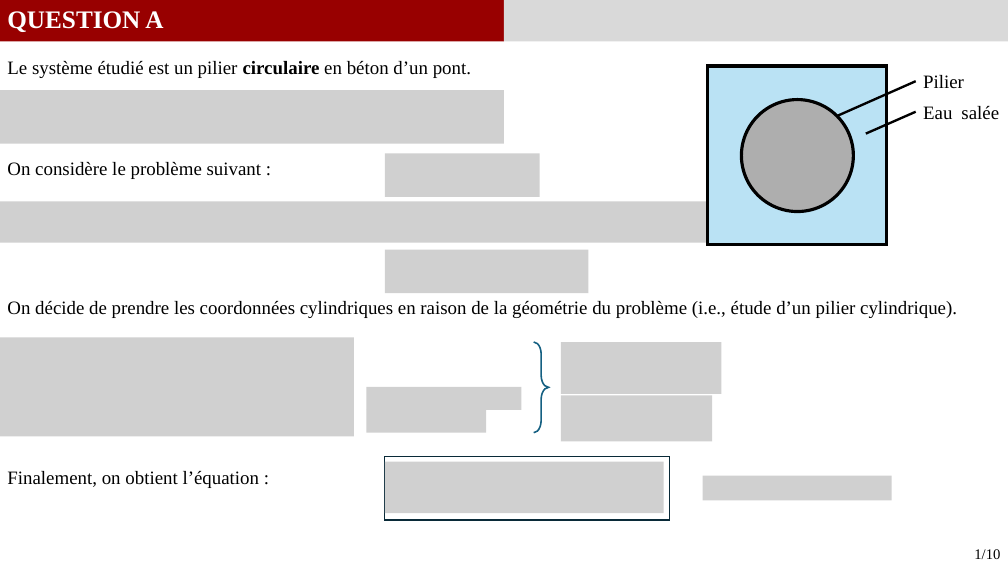
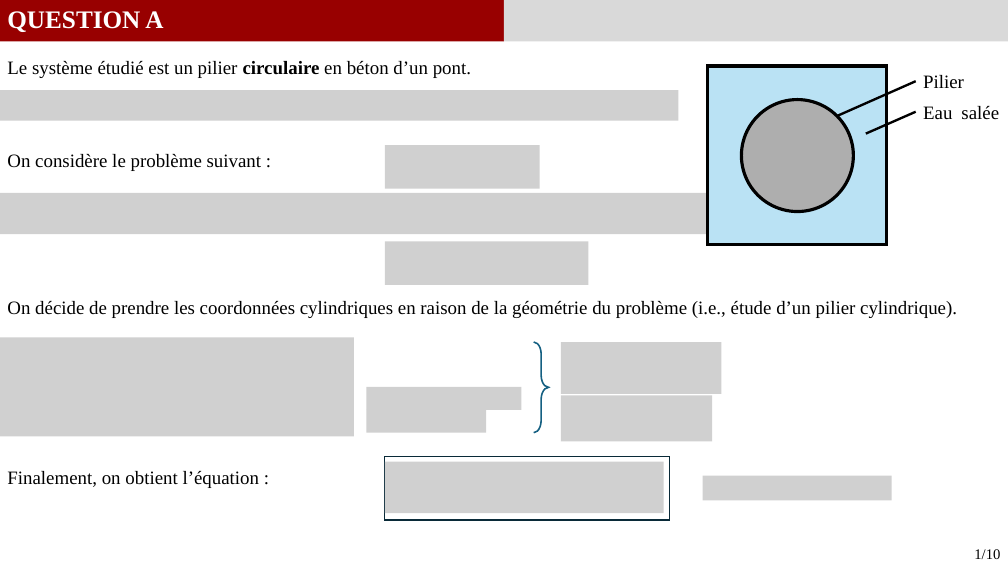
Before and after one commit to GauthierBRUNEL/MEC8211_devoir_2, a slide deck: slide 2 of doc/Rapport_Devoir2.pptx. Drawn at 1008x567 pixels with LibreOffice and Linux fonts; fonts in the diff are those of the drawing; grey boxes stand for pictures. Boxes give left, top, right and bottom in pixels: in the first picture for what was removed or moved away, otherwise in the second. Text is boxed around its words. In the diff, an @@ line names an element or a change of style, - is before the commit and + after.

```diff
--- a/doc/Rapport_Devoir2.pptx
+++ b/doc/Rapport_Devoir2.pptx
@@ picture: place and size @@
-picture at bbox=[0, 90, 504, 144]
+picture at bbox=[0, 90, 678, 120]
@@ 3 pictures, 1 text: place and size @@
-3 pictures, 1 text at bbox=[0, 154, 708, 293]
+3 pictures, 1 text at bbox=[0, 145, 708, 285]
```
Also in this commit, not shown: 4 other slides changed.
